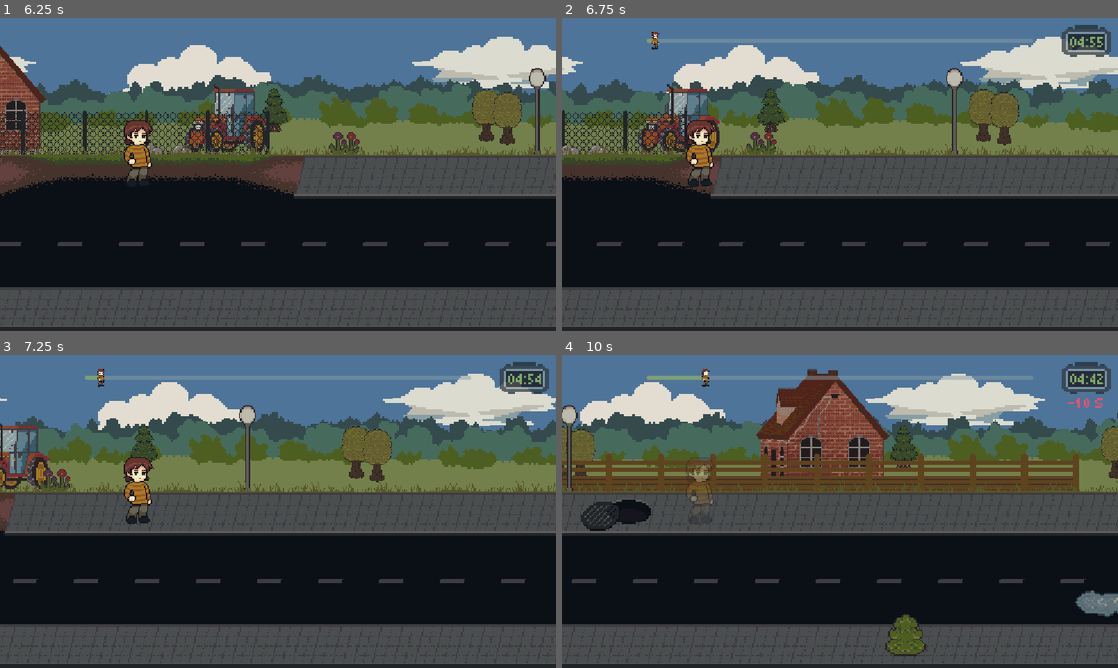
Above: before the commit, frames 1-4 (two rows, left to right).
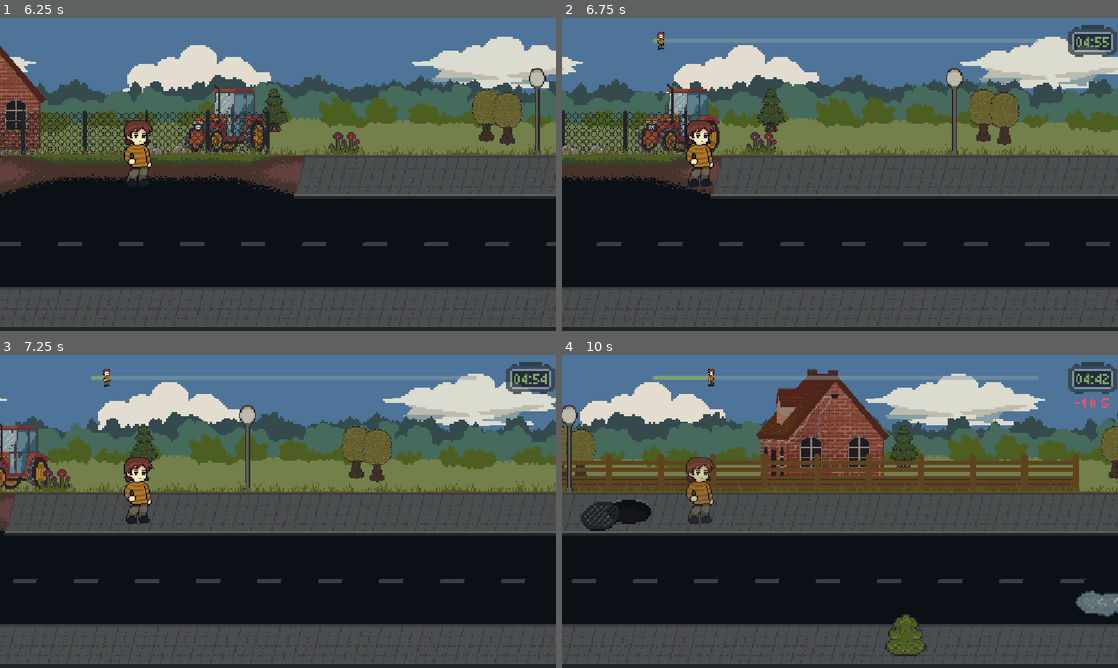
Above: after the commit, the same moments.

Repository: W00jo/projekt-droga
Game: Godot game, scene res://src/main_scene.tscn
Two runs of this game, one before a commit and one after it. Both use one fixed random seed, a clock stepped at 60 frames per second and the inputs below.
Inputs (mouse positions are in pixels of both pictures, inside the frame that each line leads up to):
- Up to frame 1 (6.25 s): tap Enter at 0.5 s; move the mouse to (250, 237) at 0.52 s; hold W (move_up) 0.53-2.03 s; click (250, 237) at 0.67 s; move the mouse to (444, 221) at 1.27 s; move the mouse to (111, 127) at 2.02 s; hold A (move_left) 2.03-3.53 s; move the mouse to (305, 174) at 2.77 s; click (305, 174) at 2.92 s; move the mouse to (194, 96) at 3.52 s; hold S (move_down) 3.53-4.28 s; move the mouse to (400, 158) at 4.27 s; hold D (move_right) 4.28-5.03 s; move the mouse to (166, 190) at 5.02 s; hold W (move_up) 5.03-5.78 s; click (166, 190) at 5.17 s; move the mouse to (333, 105) at 5.77 s; hold D (move_right) from 5.78 s (still down)
- Up to frame 2 (6.75 s): keep holding D (move_right); move the mouse to (812, 237) at 6.52 s
- Up to frame 3 (7.25 s): keep holding D (move_right)
- Up to frame 4 (10 s): move the mouse to (1006, 558) at 7.27 s; click (1006, 558) at 7.42 s; move the mouse to (673, 464) at 8.02 s; release D (move_right) at 8.03 s; hold S (move_down) 8.03-8.78 s; move the mouse to (867, 511) at 8.77 s; hold A (move_left) 8.78-9.53 s; move the mouse to (756, 433) at 9.52 s; hold W (move_up) from 9.53 s (still down); click (756, 433) at 9.67 s

Frame 1 is identical in both runs. In frame 2, 0.6% of the frame differs, in the area x 15-100%, y 2-13%; in frame 3, 0.7%; in frame 4, 1.3%, in the area x 15-100%, y 2-54%.

Commit message:
Add bus arrival sequence
This only adds the animation for the bus, transition to hub is not implemented

Diff:
--- a/global/game_manager.gd
+++ b/global/game_manager.gd
@@ -6,6 +6,7 @@
 	RUNNING,      # The player is at the target speed; obstacles and enemies spawn normally
 	COASTING,     # The player has reached the target distance
 	DECELERATING, # The player is slowing down to the bus stop
+	ARRIVED,      # The player has arrived at the bus stop
 	FAILED        # The timer has run out before reaching the target distance
 }
 
@@ -83,6 +84,8 @@
 		GameState.DECELERATING:
 			current_scroll_speed = move_toward(current_scroll_speed, 0.0, acceleration_rate * delta)
 			speed_changed.emit(current_scroll_speed)
+			if is_equal_approx(current_scroll_speed, 0.0):
+				change_state(GameState.ARRIVED)
 
 		GameState.FAILED:
 			# Decelerate at triple the normal rate to convey urgency
--- a/src/level/level.gd
+++ b/src/level/level.gd
@@ -27,6 +27,11 @@
 @onready var enemies_container: Node2D = Node2D.new()
 @onready var enemy_spawner: EnemySpawner = $EnemySpawner
 
+@export var player: Player
+@export var bus_stop: Sprite2D
+@export var bus: Sprite2D
+@export var bus_animation: AnimationPlayer
+
 var chunk_scene: PackedScene = preload("res://src/level/chunks/procedural_chunk.tscn")
 
 # Configuration for the spatial origin of the endless environment
@@ -52,6 +57,8 @@
 	GameManager.level = self
 
 	_initialise_chunk_pool()
+
+	GameManager.state_changed.connect(_bus_arrive_sequence)
 
 func _process(delta: float) -> void:
 	if GameManager.current_state != GameManager.GameState.INACTIVE:
@@ -104,3 +111,25 @@
 		if obstacle.position.x < OFFSCREEN_THRESHOLD:
 			PoolManager.release_instance("obstacle", obstacle)
 			active_obstacles.remove_at(i)
+
+	if GameManager.current_state == GameManager.GameState.DECELERATING:
+		bus_stop.position.x -= global_speed * delta
+
+func _bus_arrive_sequence(new_state: GameManager.GameState) -> void:
+	if new_state == GameManager.GameState.DECELERATING:
+		bus_stop.visible = true
+		bus.visible = true
+		while player.current_track != 1:
+			player.force_track_change(player.current_track-1)
+			await get_tree().create_timer(0.3).timeout
+			if not is_instance_valid(self) or not is_inside_tree():
+				return
+
+	elif new_state == GameManager.GameState.ARRIVED:
+		bus_animation.play("bus_arrive")
+		await bus_animation.animation_finished
+		if not is_instance_valid(self) or not is_inside_tree():
+			return
+
+		player.visible = false
+		bus_animation.play("bus_depart")
--- a/src/level/level.tscn
+++ b/src/level/level.tscn
@@ -6,9 +6,66 @@
 [ext_resource type="PackedScene" uid="uid://b4bhty4d4qtqa" path="res://src/enemies/enemy_spawner.tscn" id="5_5vox1"]
 [ext_resource type="PackedScene" uid="uid://iwhr4ou0u28m" path="res://src/obstacles/obstacle_spawner.tscn" id="5_w7y1s"]
 [ext_resource type="PackedScene" uid="uid://dpl32k7yri4a4" path="res://src/hud/hud.tscn" id="6_w7y1s"]
+[ext_resource type="Texture2D" uid="uid://byr3q1lah7opd" path="res://src/environment/bus_stop.png" id="7_5vox1"]
+[ext_resource type="Texture2D" uid="uid://bp0tq61sph64a" path="res://src/environment/bus.png" id="8_ob0n7"]
 
-[node name="Level" type="Node2D" unique_id=1874155512]
+[sub_resource type="Animation" id="Animation_ob0n7"]
+length = 0.001
+tracks/0/type = "bezier"
+tracks/0/imported = false
+tracks/0/enabled = true
+tracks/0/path = NodePath("../Bus:position:x")
+tracks/0/interp = 1
+tracks/0/loop_wrap = true
+tracks/0/keys = {
+"handle_modes": PackedInt32Array(0),
+"points": PackedFloat32Array(-300, -0.25, 0, 0.25, 0),
+"times": PackedFloat32Array(0)
+}
+
+[sub_resource type="Animation" id="Animation_p6v4a"]
+resource_name = "bus_arrive"
+length = 3.0
+tracks/0/type = "bezier"
+tracks/0/imported = false
+tracks/0/enabled = true
+tracks/0/path = NodePath("../Bus:position:x")
+tracks/0/interp = 1
+tracks/0/loop_wrap = true
+tracks/0/keys = {
+"handle_modes": PackedInt32Array(0, 3, 0),
+"points": PackedFloat32Array(-300, -0.25, 0, 0.1272173, 333.5, 267.5, -0.17393231, -19, 0.17393231, 19, 275, -0.13333344, 0.5, 0, 0),
+"times": PackedFloat32Array(0, 2.2666667, 3)
+}
+
+[sub_resource type="Animation" id="Animation_5suky"]
+resource_name = "bus_depart"
+length = 5.0
+tracks/0/type = "bezier"
+tracks/0/imported = false
+tracks/0/enabled = true
+tracks/0/path = NodePath("../Bus:position:x")
+tracks/0/interp = 1
+tracks/0/loop_wrap = true
+tracks/0/keys = {
+"handle_modes": PackedInt32Array(0, 0, 0),
+"points": PackedFloat32Array(275, -0.25, 0, 1.3666667, -0.5, 304.5, -0.13333333, -37, 0, 0, 1450, -0.7333331, -622.5, 0, 0),
+"times": PackedFloat32Array(0, 2, 5)
+}
+
+[sub_resource type="AnimationLibrary" id="AnimationLibrary_5suky"]
+_data = {
+&"RESET": SubResource("Animation_ob0n7"),
+&"bus_arrive": SubResource("Animation_p6v4a"),
+&"bus_depart": SubResource("Animation_5suky")
+}
+
+[node name="Level" type="Node2D" unique_id=1874155512 node_paths=PackedStringArray("player", "bus_stop", "bus", "bus_animation")]
 script = ExtResource("1_af42n")
+player = NodePath("PlayerLevel")
+bus_stop = NodePath("BusStop")
+bus = NodePath("Bus")
+bus_animation = NodePath("BusAnimation")
 
 [node name="BackgroundPlaceholder" type="Polygon2D" parent="." unique_id=2060795983]
 visible = false
@@ -28,3 +85,26 @@
 [node name="HUDLayer" type="CanvasLayer" parent="." unique_id=616161384]
 
 [node name="HUD" parent="HUDLayer" unique_id=1962771496 instance=ExtResource("6_w7y1s")]
+offset_left = 12.0
+offset_top = -8.0
+offset_right = 12.0
+offset_bottom = -8.0
+
+[node name="BusStop" type="Sprite2D" parent="." unique_id=382363523]
+visible = false
+z_index = 1
+position = Vector2(1571, 201)
+scale = Vector2(2.51, 2.51)
+texture = ExtResource("7_5vox1")
+
+[node name="Bus" type="Sprite2D" parent="." unique_id=817743973]
+visible = false
+z_index = 3
+position = Vector2(-300, 268)
+scale = Vector2(5.5, 5.5)
+texture = ExtResource("8_ob0n7")
+flip_h = true
+
+[node name="BusAnimation" type="AnimationPlayer" parent="." unique_id=1998468931]
+root_node = NodePath("../BusStop")
+libraries/ = SubResource("AnimationLibrary_5suky")
--- a/src/player/player_level.gd
+++ b/src/player/player_level.gd
@@ -27,7 +27,7 @@
 func _process(_delta: float) -> void:
 	# Block input when the run has concluded
 	var state: GameManager.GameState = GameManager.current_state
-	if state == GameManager.GameState.DECELERATING or state == GameManager.GameState.FAILED or stunned:
+	if state in [GameManager.GameState.DECELERATING, GameManager.GameState.FAILED, GameManager.GameState.ARRIVED] or stunned:
 		return
 
 	if Input.is_action_just_pressed("move_up"):
@@ -72,7 +72,7 @@
 	invincibility_animation.speed_scale = 5.0
 	invincibility_animation.play("i_frame")
 	var _anim_tween: Tween = create_tween()
-	_anim_tween.tween_property(invincibility_animation, "speed_scale", FLASH_ANIM_FINAL_SPEED, duration).set_trans(Tween.TRANS_SINE).set_ease(Tween.EASE_OUT)
+	_anim_tween.tween_property(invincibility_animation, "speed_scale", FLASH_ANIM_FINAL_SPEED, duration).set_trans(Tween.TRANS_EXPO).set_ease(Tween.EASE_OUT)
 	await _anim_tween.finished
 	if not is_instance_valid(self) or not is_inside_tree():
 		return
